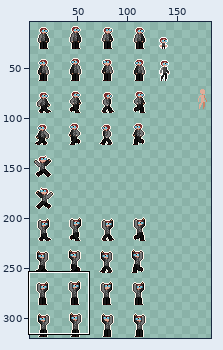
Edited in one commit: sprite sheet (bin/resources/img/entity/character/santy.png). Above, an overview of the earlier version with the close-up marked.
Close-up. Before:
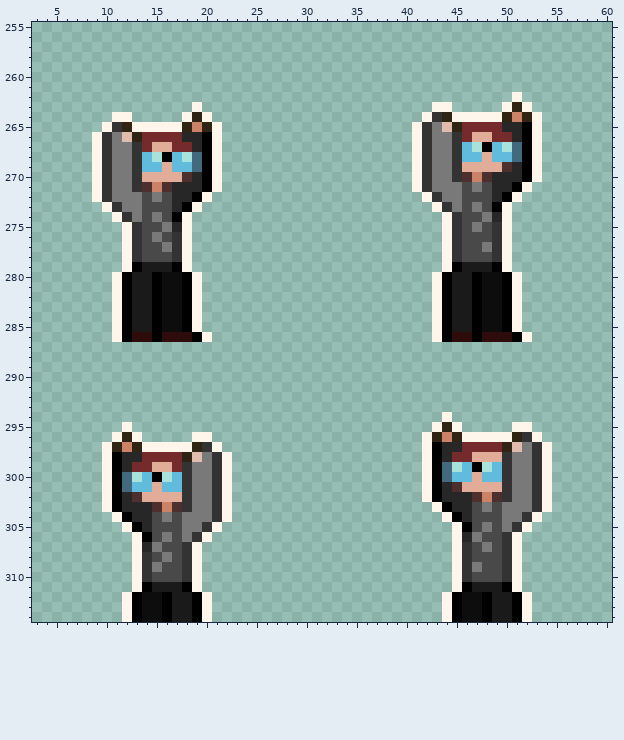
The file is 192x320 pixels. Colours within 5 levels of each other are drawn and written as one. Shown: x 3..60, y 255..314. The wide view leaves out empty margins. The commit also changed other parts of the picture, which this record leaves out.
The result:
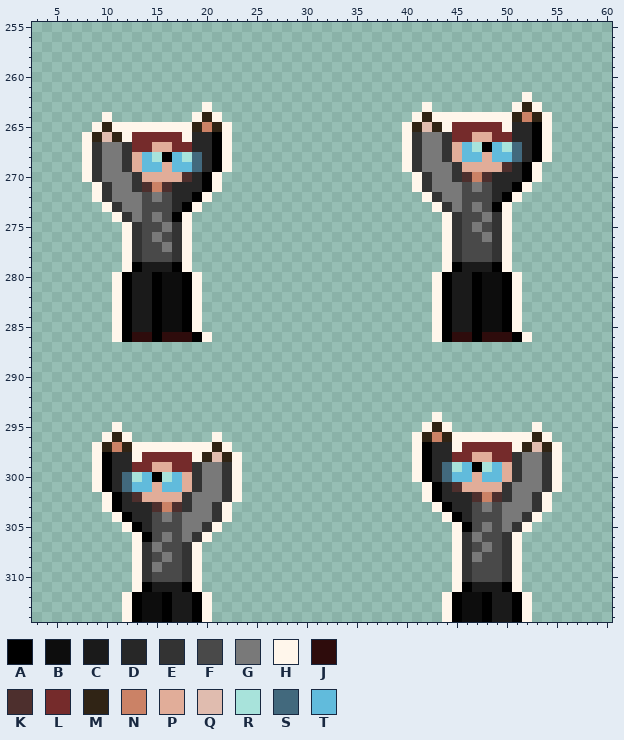
Palette (. is transparent): A #000000  B #0d0d0d  C #1a1a1a  D #272727  E #333333  F #494949  G #797979  H #fff6eb  J #2e0c0c  K #4d2f2d  L #752b2b  M #302415  N #cb8266  P #e1ad99  Q #e0bcaf  R #a8e3db  S #42697d  T #61bbdc
The exact change:
{"y":262,"x":51,"old":"H.","new":".H"}
{"y":263,"x":19,"old":"H.","new":".H"}
{"y":263,"x":42,"old":".HH","new":"H.."}
{"y":263,"x":50,"old":"HMH.","new":".HMH"}
{"y":264,"x":10,"old":".HH","new":"H.."}
{"y":264,"x":18,"old":"HMH.","new":".HMH"}
{"y":264,"x":41,"old":".HEM","new":"HMHH"}
{"y":264,"x":50,"old":"MNMH.","new":"HMNMH"}
{"y":265,"x":9,"old":".HEM","new":"HMHH"}
{"y":265,"x":18,"old":"MNMH.","new":"HMNMH"}
{"y":265,"x":40,"old":".HEGQM","new":"HMQMHL"}
{"y":265,"x":50,"old":"D","new":"H"}
{"y":265,"x":52,"old":"AH.","new":"DAH"}
{"y":266,"x":8,"old":".HEGQM","new":"HMQMHL"}
{"y":266,"x":18,"old":"D","new":"H"}
{"y":266,"x":20,"old":"AH.","new":"DAH"}
{"y":266,"x":40,"old":".HE","new":"HEG"}
{"y":266,"x":44,"old":"GE","new":"EL"}
{"y":266,"x":52,"old":"AH.","new":"DAH"}
{"y":267,"x":8,"old":".HE","new":"HEG"}
{"y":267,"x":12,"old":"GE","new":"EL"}
{"y":267,"x":20,"old":"AH.","new":"DAH"}
{"y":267,"x":40,"old":".HE","new":"HEG"}
{"y":267,"x":44,"old":"GE","new":"EP"}
{"y":267,"x":52,"old":"AH.","new":"DAH"}
{"y":268,"x":8,"old":".HE","new":"HEG"}
{"y":268,"x":12,"old":"GE","new":"EP"}
{"y":268,"x":20,"old":"AH.","new":"DAH"}
{"y":268,"x":40,"old":".HE","new":"HEG"}
{"y":268,"x":44,"old":"GE","new":"EP"}
{"y":268,"x":52,"old":"AH.","new":"DAH"}
{"y":269,"x":8,"old":".HE","new":"HEG"}
{"y":269,"x":12,"old":"GE","new":"EP"}
{"y":269,"x":20,"old":"AH.","new":"DAH"}
{"y":269,"x":40,"old":".HE","new":"HEG"}
{"y":270,"x":8,"old":".HE","new":"HEG"}
{"y":274,"x":49,"old":"D","new":"E"}
{"y":275,"x":17,"old":"D","new":"E"}
{"y":276,"x":48,"old":"F","new":"G"}
{"y":277,"x":48,"old":"G","new":"F"}
{"y":294,"x":43,"old":".H","new":"H."}
{"y":295,"x":11,"old":".H","new":"H."}
{"y":295,"x":42,"old":".HMH","new":"HMH."}
{"y":295,"x":51,"old":"HH.","new":"..H"}
{"y":296,"x":10,"old":".HMH","new":"HMH."}
{"y":296,"x":19,"old":"HH.","new":"..H"}
{"y":296,"x":41,"old":".HMNM","new":"HMNMH"}
{"y":296,"x":51,"old":"MEH.","new":"HHMH"}
{"y":297,"x":9,"old":".HMNM","new":"HMNMH"}
{"y":297,"x":19,"old":"MEH.","new":"HHMH"}
{"y":297,"x":41,"old":".HA","new":"HAD"}
{"y":297,"x":45,"old":"D","new":"H"}
{"y":297,"x":50,"old":"MQGEH.","new":"LHMQMH"}
{"y":298,"x":9,"old":".HA","new":"HAD"}
{"y":298,"x":13,"old":"D","new":"H"}
{"y":298,"x":18,"old":"MQGEH.","new":"LHMQMH"}
{"y":298,"x":41,"old":".HA","new":"HAD"}
{"y":298,"x":49,"old":"PEG","new":"LLE"}
{"y":298,"x":53,"old":"EH.","new":"GEH"}
{"y":299,"x":9,"old":".HA","new":"HAD"}
{"y":299,"x":18,"old":"EG","new":"LE"}
{"y":299,"x":21,"old":"EH.","new":"GEH"}
{"y":299,"x":41,"old":".HA","new":"HAD"}
{"y":299,"x":50,"old":"EG","new":"PE"}
{"y":299,"x":53,"old":"EH.","new":"GEH"}
{"y":300,"x":9,"old":".HA","new":"HAD"}
{"y":300,"x":18,"old":"EG","new":"PE"}
{"y":300,"x":21,"old":"EH.","new":"GEH"}
{"y":300,"x":41,"old":".HA","new":"HAD"}
{"y":300,"x":50,"old":"EG","new":"PE"}
{"y":300,"x":53,"old":"EH.","new":"GEH"}
{"y":301,"x":9,"old":".HA","new":"HAD"}
{"y":301,"x":18,"old":"EG","new":"PE"}
{"y":301,"x":21,"old":"EH.","new":"GEH"}
{"y":301,"x":53,"old":"EH.","new":"GEH"}
{"y":302,"x":21,"old":"EH.","new":"GEH"}
{"y":306,"x":46,"old":"D","new":"E"}
{"y":307,"x":14,"old":"D","new":"E"}
{"y":308,"x":47,"old":"F","new":"G"}
{"y":309,"x":47,"old":"G","new":"F"}
